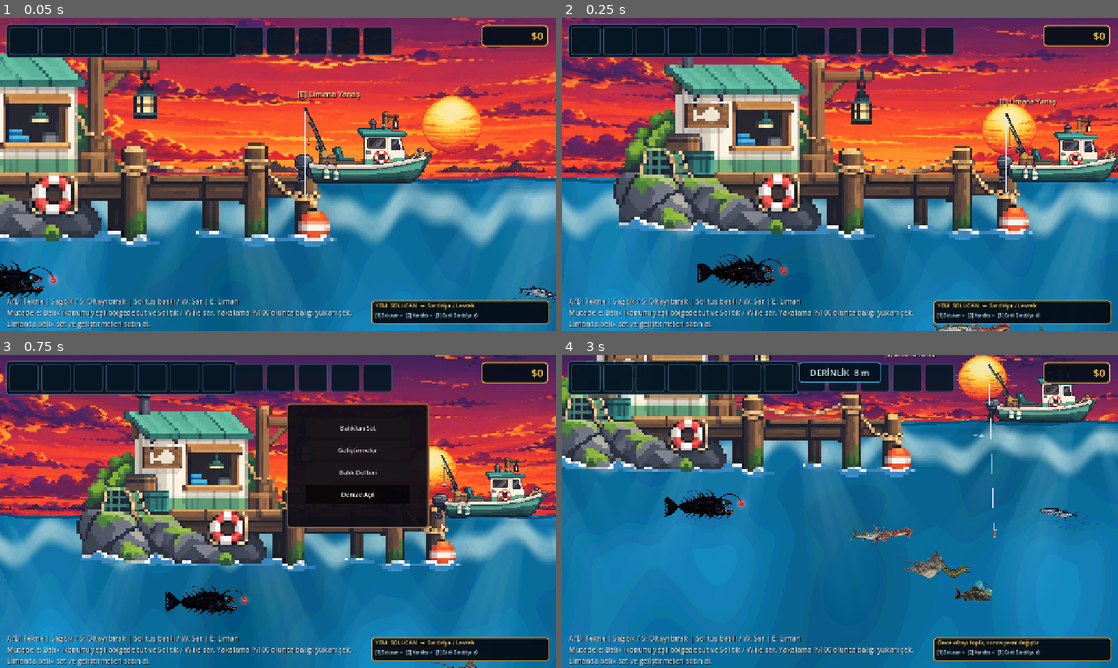
Above: before the commit, frames 1-4 (two rows, left to right).
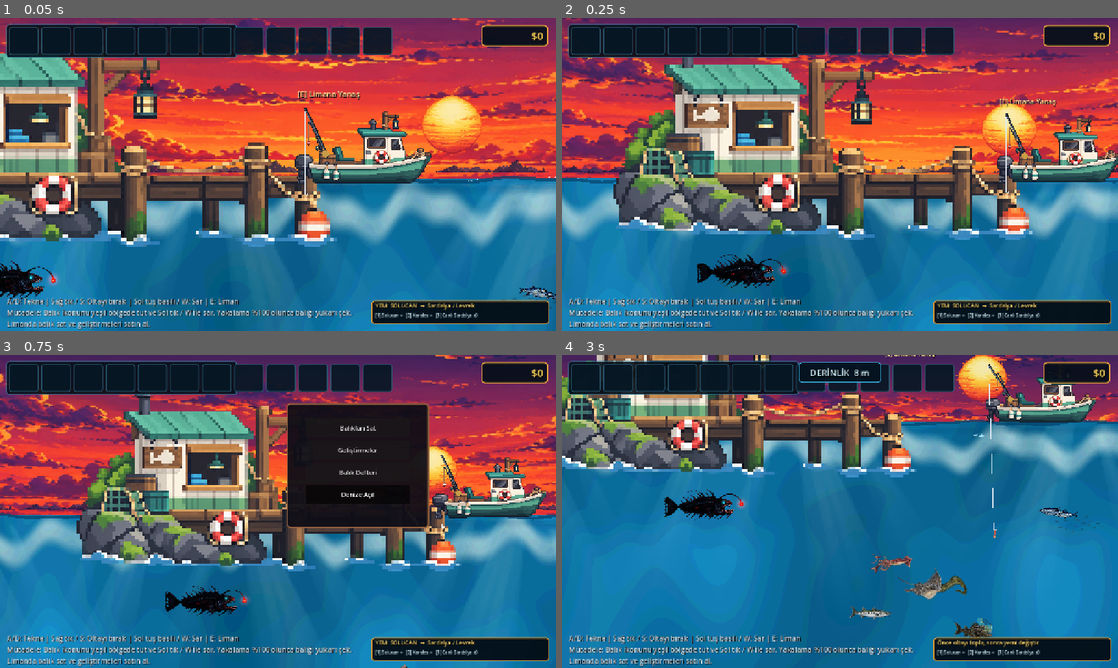
Above: after the commit, the same moments.

Repository: mirackayademir/TinyFisher
Game: Godot game, scene res://scenes/world.tscn
Two runs of this game, one before a commit and one after it. Both use one fixed random seed, a clock stepped at 60 frames per second and the inputs below.
Inputs (mouse positions are in pixels of both pictures, inside the frame that each line leads up to):
- Up to frame 1 (0.05 s): no input
- Up to frame 2 (0.25 s): no input
- Up to frame 3 (0.75 s): tap Enter at 0.5 s; move the mouse to (400, 495) at 0.52 s; hold D (move_right) from 0.53 s (still down); tap E (dock) at 0.6 s; click (400, 495) at 0.67 s
- Up to frame 4 (3 s): move the mouse to (728, 527) at 1.27 s; release D (move_right) at 1.28 s; hold S 1.28-2.03 s; tap 1 at 1.35 s; move the mouse to (895, 442) at 2.02 s; hold D (move_right) 2.03-2.78 s; tap 2 at 2.1 s; move the mouse to (812, 574) at 2.77 s; hold W from 2.78 s (still down); tap 3 at 2.85 s; click (812, 574) at 2.92 s

Frame 1 is identical in both runs. In frame 2, 0.3% of the frame differs, in the area x 66-87%, y 97-100%; in frame 3, less than 0.1%; in frame 4, 2.0%, in the area x 51-78%, y 54-91%.

Commit message:
Move all fish to shallow test depth

Diff:
--- a/scenes/fish_catalog.gd
+++ b/scenes/fish_catalog.gd
@@ -34,12 +34,12 @@
 	"Sardalya": {
 		"value": 10,
 		"habitat": "Sığ su / sürüler",
-		"depth_label": "8–12 m",
+		"depth_label": "15–20 m (TEST)",
 		"texture_path": "res://assets/sardalya.png",
 		"behavior_id": "school",
 		"target_count": 12,
 		"spawn_x": [1250.0, 5250.0],
-		"spawn_y": [610.0, 730.0],
+		"spawn_y": [820.0, 980.0],
 		"speed": [68.0, 77.0],
 		"distance": [72.0, 118.0],
 		"bob": [2.0, 3.2],
@@ -60,12 +60,12 @@
 	"Levrek": {
 		"value": 25,
 		"habitat": "Orta sular",
-		"depth_label": "15–25 m",
+		"depth_label": "15–20 m (TEST)",
 		"texture_path": "res://assets/levrek2.png",
 		"behavior_id": "curious",
 		"target_count": 6,
 		"spawn_x": [1250.0, 3900.0],
-		"spawn_y": [820.0, 1080.0],
+		"spawn_y": [820.0, 980.0],
 		"speed": [48.0, 62.0],
 		"distance": [210.0, 380.0],
 		"bob": [3.5, 5.0],
@@ -86,12 +86,12 @@
 	"Uskumru": {
 		"value": 40,
 		"habitat": "Açık deniz",
-		"depth_label": "25–38 m",
+		"depth_label": "15–20 m (TEST)",
 		"texture_path": "res://assets/uskumru.png",
 		"behavior_id": "burst",
 		"target_count": 6,
 		"spawn_x": [2200.0, 5350.0],
-		"spawn_y": [1110.0, 1420.0],
+		"spawn_y": [820.0, 980.0],
 		"speed": [78.0, 98.0],
 		"distance": [270.0, 480.0],
 		"bob": [4.0, 5.5],
@@ -112,12 +112,12 @@
 	"Ton Balığı": {
 		"value": 75,
 		"habitat": "Derin açık deniz",
-		"depth_label": "38–50 m",
+		"depth_label": "15–20 m (TEST)",
 		"texture_path": "res://assets/tonbaligi.png",
 		"behavior_id": "surge",
 		"target_count": 4,
 		"spawn_x": [3400.0, 6500.0],
-		"spawn_y": [1480.0, 1810.0],
+		"spawn_y": [820.0, 980.0],
 		"speed": [40.0, 54.0],
 		"distance": [330.0, 560.0],
 		"bob": [5.0, 7.0],
@@ -138,12 +138,12 @@
 	"Kılıç Balığı": {
 		"value": 130,
 		"habitat": "Uzak açık deniz",
-		"depth_label": "52–62 m",
+		"depth_label": "15–20 m (TEST)",
 		"texture_path": "res://assets/kilic_baligi.svg",
 		"behavior_id": "dash",
 		"target_count": 3,
 		"spawn_x": [4300.0, 7800.0],
-		"spawn_y": [2150.0, 2450.0],
+		"spawn_y": [820.0, 980.0],
 		"speed": [72.0, 90.0],
 		"distance": [430.0, 680.0],
 		"bob": [6.0, 8.0],
@@ -164,12 +164,12 @@
 	"Köpekbalığı": {
 		"value": 220,
 		"habitat": "Derin av bölgesi",
-		"depth_label": "68–82 m",
+		"depth_label": "15–20 m (TEST)",
 		"texture_path": "res://assets/kopekbaligi.svg",
 		"behavior_id": "predator",
 		"target_count": 2,
 		"spawn_x": [5200.0, 9000.0],
-		"spawn_y": [2600.0, 3050.0],
+		"spawn_y": [820.0, 980.0],
 		"speed": [42.0, 55.0],
 		"distance": [560.0, 820.0],
 		"bob": [7.0, 10.0],
@@ -190,12 +190,12 @@
 	"Fener Balığı": {
 		"value": 300,
 		"habitat": "Karanlık derinlik",
-		"depth_label": "88–100 m",
+		"depth_label": "15–20 m (TEST)",
 		"texture_path": "res://assets/fener_baligi.svg",
 		"behavior_id": "hover",
 		"target_count": 3,
 		"spawn_x": [5900.0, 10000.0],
-		"spawn_y": [3300.0, 3720.0],
+		"spawn_y": [820.0, 980.0],
 		"speed": [28.0, 38.0],
 		"distance": [180.0, 330.0],
 		"bob": [10.0, 14.0],
@@ -217,12 +217,12 @@
 	"Barakuda": {
 		"value": 160,
 		"habitat": "Açık deniz / avcı",
-		"depth_label": "10–15 m (TEST)",
+		"depth_label": "15–20 m (TEST)",
 		"texture_path": "res://assets/fish/barakuda.png",
 		"behavior_id": "hunter",
 		"target_count": 1,
 		"spawn_x": [600.0, 650.0],
-		"spawn_y": [720.0, 750.0],
+		"spawn_y": [820.0, 980.0],
 		"speed": [22.0, 28.0],
 		"distance": [40.0, 65.0],
 		"bob": [4.0, 7.0],
@@ -244,12 +244,12 @@
 	"Müren": {
 		"value": 115,
 		"habitat": "Kanyon duvarları / kaya oyukları",
-		"depth_label": "10–15 m (TEST)",
+		"depth_label": "15–20 m (TEST)",
 		"texture_path": "res://assets/fish/muren.png",
 		"behavior_id": "ambush",
 		"target_count": 1,
 		"spawn_x": [900.0, 950.0],
-		"spawn_y": [810.0, 840.0],
+		"spawn_y": [820.0, 980.0],
 		"speed": [14.0, 20.0],
 		"distance": [30.0, 50.0],
 		"bob": [2.0, 4.0],
@@ -271,12 +271,12 @@
 	"Vatoz": {
 		"value": 140,
 		"habitat": "Kumluk dip / kanyon tabanı",
-		"depth_label": "10–15 m (TEST)",
+		"depth_label": "15–20 m (TEST)",
 		"texture_path": "res://assets/fish/vatoz.png",
 		"behavior_id": "glide",
 		"target_count": 1,
 		"spawn_x": [800.0, 850.0],
-		"spawn_y": [780.0, 810.0],
+		"spawn_y": [820.0, 980.0],
 		"speed": [14.0, 20.0],
 		"distance": [30.0, 50.0],
 		"bob": [5.0, 8.0],
@@ -298,12 +298,12 @@
 	"Deniz Şeytanı": {
 		"value": 360,
 		"habitat": "Karanlık kanyon / dip avcısı",
-		"depth_label": "10–15 m (TEST)",
+		"depth_label": "15–20 m (TEST)",
 		"texture_path": "res://assets/fish/deniz_seytani.png",
 		"behavior_id": "lurker",
 		"target_count": 1,
 		"spawn_x": [1000.0, 1050.0],
-		"spawn_y": [840.0, 870.0],
+		"spawn_y": [820.0, 980.0],
 		"speed": [10.0, 16.0],
 		"distance": [25.0, 45.0],
 		"bob": [5.0, 9.0],
@@ -325,12 +325,12 @@
 	"Kalamar": {
 		"value": 205,
 		"habitat": "Derin açık su / kanyon ağzı",
-		"depth_label": "10–15 m (TEST)",
+		"depth_label": "15–20 m (TEST)",
 		"texture_path": "res://assets/fish/kalamar.png",
 		"behavior_id": "jet",
 		"target_count": 1,
 		"spawn_x": [700.0, 750.0],
-		"spawn_y": [750.0, 780.0],
+		"spawn_y": [820.0, 980.0],
 		"speed": [16.0, 22.0],
 		"distance": [30.0, 50.0],
 		"bob": [6.0, 10.0],
